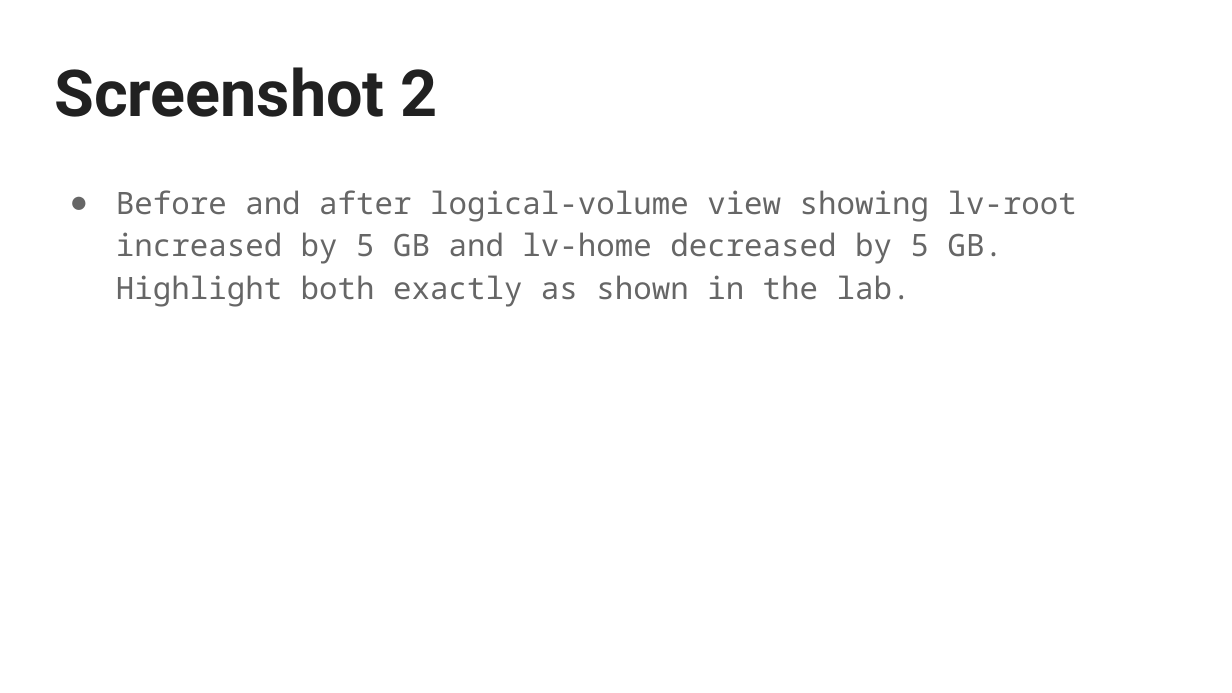
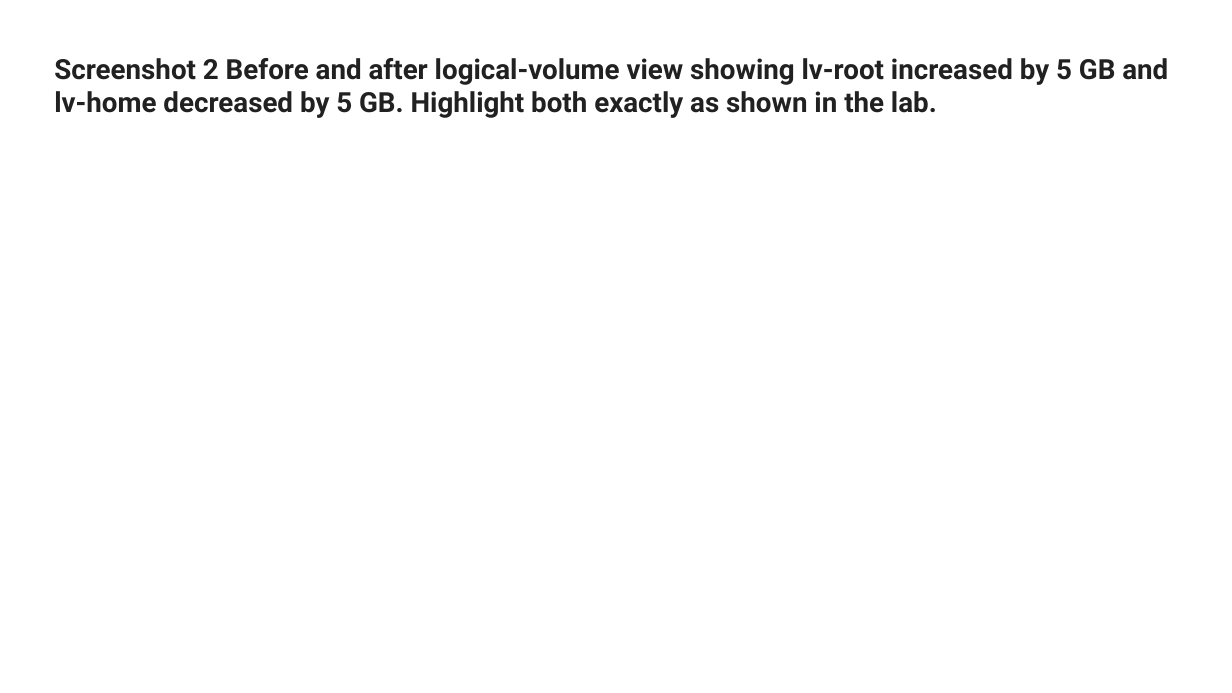
Before and after one commit to WikiSteve/networking-labs, a slide deck: slide 3 of labs/130-linux-storage/assets/Linux Storage SUBMISSION TEMPLATE.pptx. Drawn at 1232x693 pixels with LibreOffice and Linux fonts; fonts in the diff are those of the drawing. Boxes give left, top, right and bottom in pixels: in the first picture for what was removed or moved away, otherwise in the second. Text is boxed around its words. In the diff, an @@ line names an element or a change of style, - is before the commit and + after.

```diff
--- a/labs/130-linux-storage/assets/Linux Storage SUBMISSION TEMPLATE.pptx
+++ b/labs/130-linux-storage/assets/Linux Storage SUBMISSION TEMPLATE.pptx
@@ title at (54, 58, 1168, 118): text changed; size 37.8 to 16.2 pt @@
-Screenshot 2
+Screenshot 2 Before and after logical-volume view showing lv-root increased by 5 GB and lv-home decreased by 5 GB. Highlight both exactly as shown in the lab.
@@ text removed at (116, 190, 1077, 307) @@
-● Before and after logical-volume view showing lv-root increased by 5 GB and lv-home decreased by 5 GB. Highlight both exactly as shown in the lab.
```
Also in this commit, not shown: 4 other slides changed, 6 other files.
